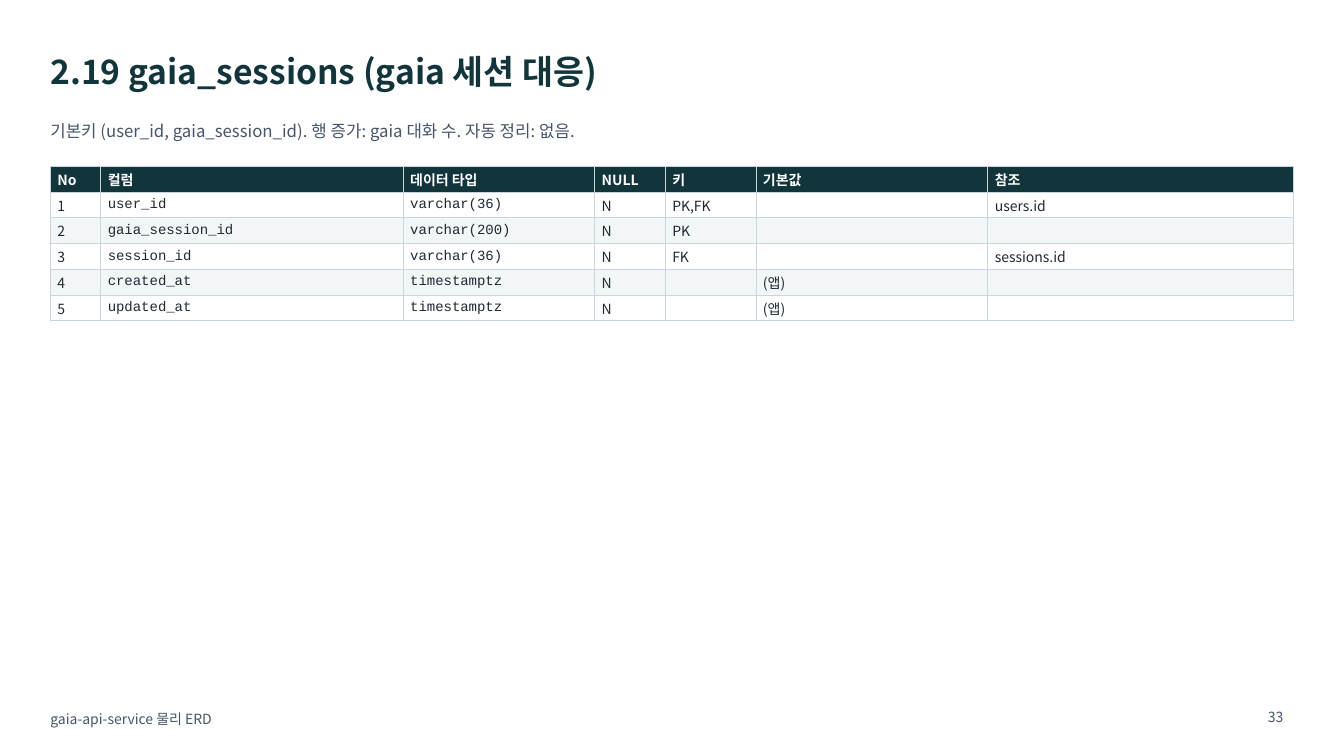
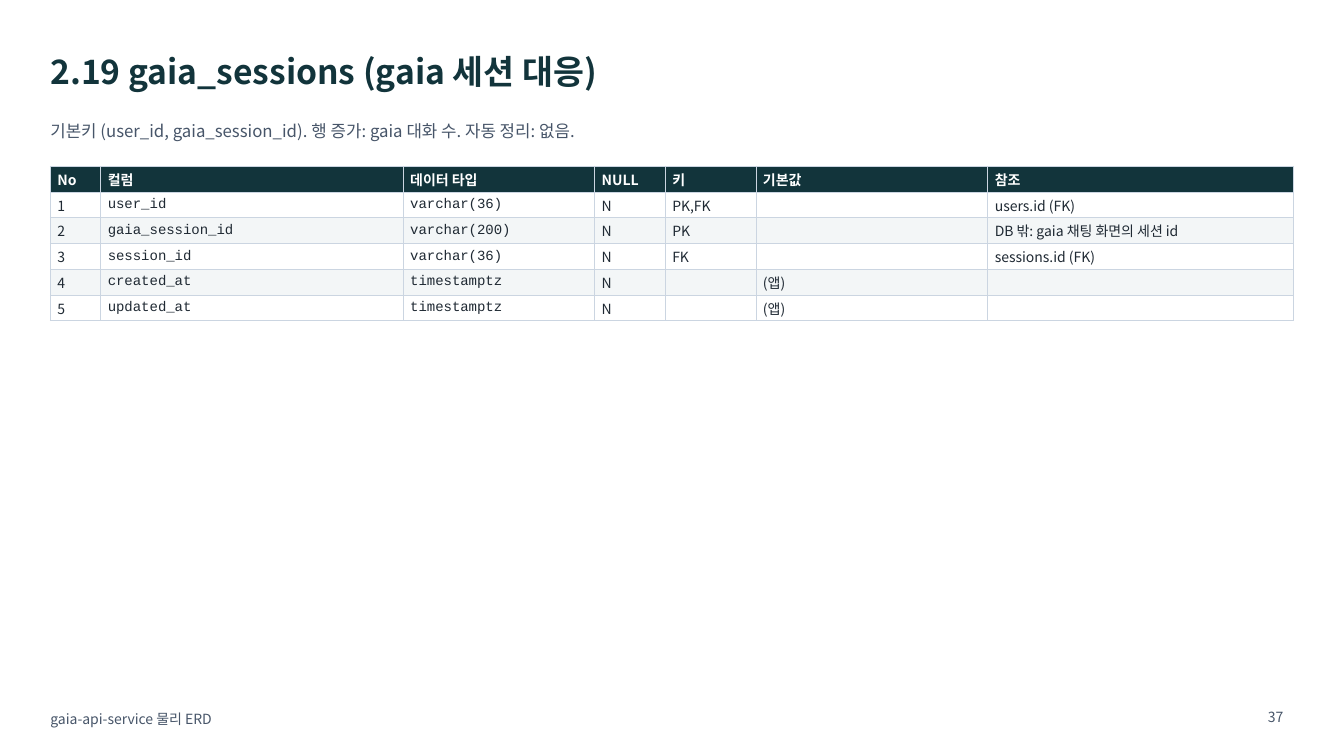
Before and after one commit to KimHwaJin/pr-agentic-service, a slide deck: slide 37 of docs/deliverables/05-erd-physical.pptx (slide 33 before the commit). Drawn at 1344x756 pixels with LibreOffice and Linux fonts; fonts in the diff are those of the drawing. Boxes give left, top, right and bottom in pixels: in the first picture for what was removed or moved away, otherwise in the second. Text is boxed around its words. In the diff, an @@ line names an element or a change of style, - is before the commit and + after.

```diff
--- a/docs/deliverables/05-erd-physical.pptx
+++ b/docs/deliverables/05-erd-physical.pptx
@@ table at (x1=50, y1=166, x2=1294, y2=321) @@
-row 2, column 7: users.id
+row 2, column 7: users.id (FK)
-row 3, column 7: 
+row 3, column 7: DB 밖: gaia 채팅 화면의 세션 id
-row 4, column 7: sessions.id
+row 4, column 7: sessions.id (FK)
@@ page number at (x1=1268, y1=711, x2=1284, y2=722): text changed @@
-33
+37
```
Also in this commit, not shown: 24 other slides changed, 4 slides added, 8 other files.
